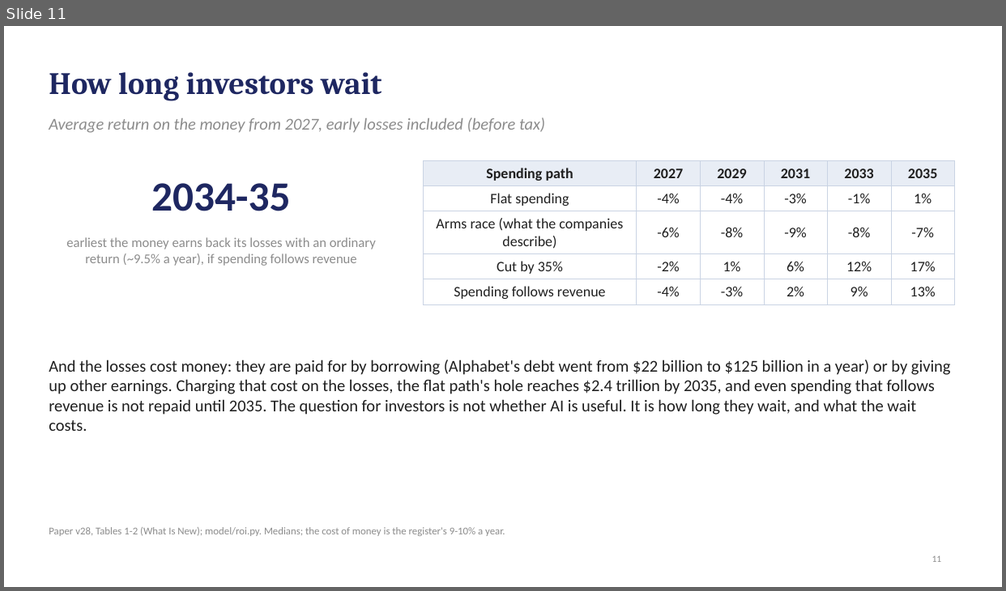
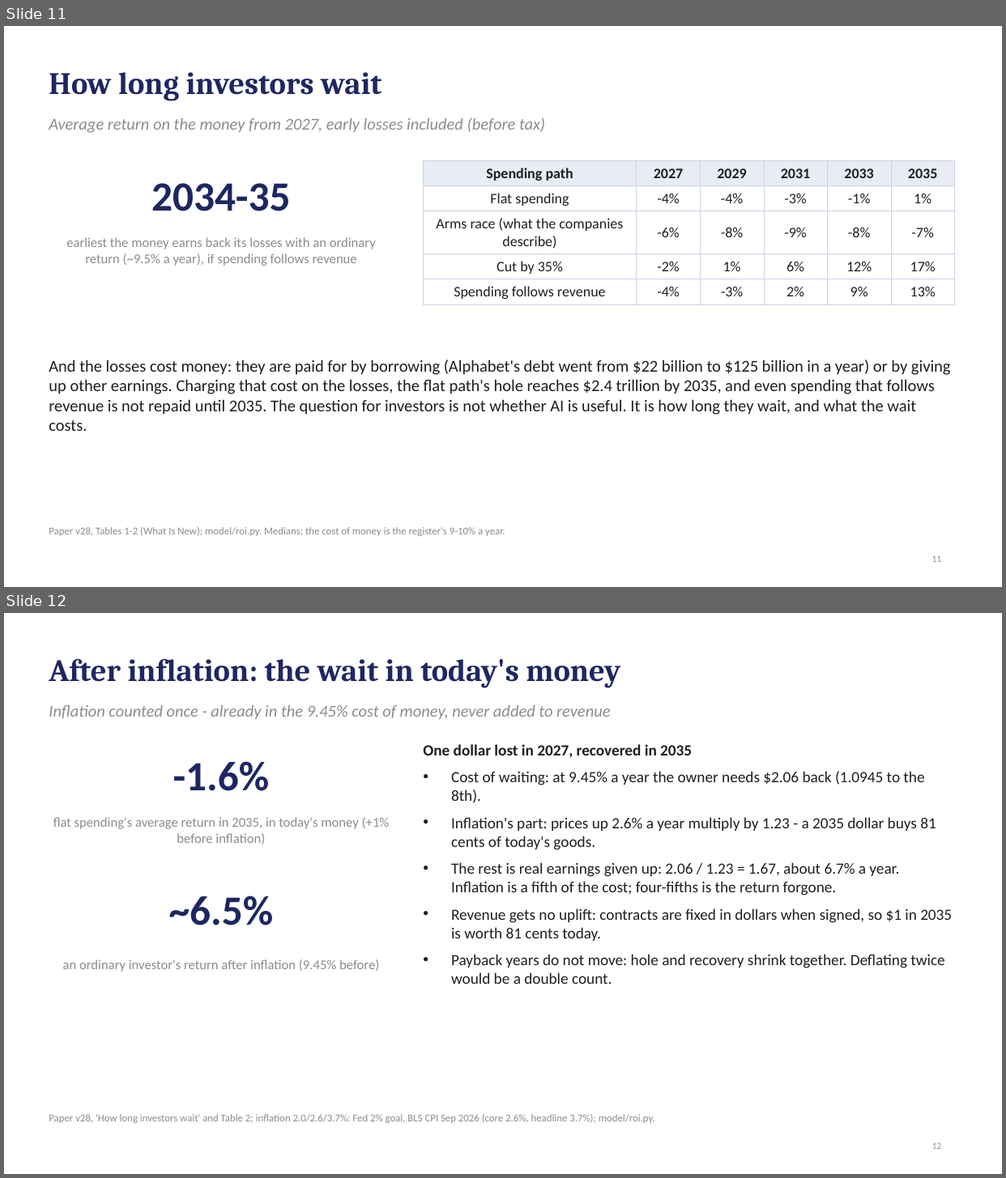
Before and after one commit to desfitz/ai-compute-limits, a slide deck: paper/easy_deck_v29.pptx. Shown one above the other, each under a label of ours: slide 11 before the commit, slides 11 and 12 after it. The pictures are 1006x591 and 1006x1178 pixels, drawn with LibreOffice and Linux fonts; fonts in the diff are those of the drawing. Boxes give left, top, right and bottom in pixels: in the first picture for what was removed or moved away, otherwise in the second. Text is boxed around its words. In the diff, an @@ line names an element or a change of style, - is before the commit and + after.

```diff
--- a/paper/easy_deck_v29.pptx
+++ b/paper/easy_deck_v29.pptx
@@ slide 12 added at (4,613,1002,1174), background #FFFFFF @@
@@ title added at (49,658,620,688), 30 pt, text #1E2761, bold @@
+After inflation: the wait in today's money
@@ text added at (49,705,610,719), 16 pt, text #8C8C8C, italic @@
+Inflation counted once - already in the 9.45% cost of money, never added to revenue
@@ text added at (423,744,952,984), 15 pt, text #1F1F1F @@
+One dollar lost in 2027, recovered in 2035
+• Cost of waiting: at 9.45% a year the owner needs $2.06 back (1.0945 to the 8th).
+• Inflation's part: prices up 2.6% a year multiply by 1.23 - a 2035 dollar buys 81 cents of today's goods.
+• The rest is real earnings given up: 2.06 / 1.23 = 1.67, about 6.7% a year. Inflation is a fifth of the cost; four-fifths is the return forgone.
+• Revenue gets no uplift: contracts are fixed in dollars when signed, so $1 in 2035 is worth 81 cents today.
+• Payback years do not move: hole and recovery shrink together. Deflating twice would be a double count.
@@ text added at (173,761,270,791), 40 pt, text #1E2761, bold @@
+-1.6%
@@ text added at (53,817,390,845), 13 pt, text #8C8C8C @@
+flat spending's average return in 2035, in today's money (+1% before inflation)
@@ text added at (169,896,274,926), 40 pt, text #1E2761, bold @@
+~6.5%
@@ text added at (63,960,379,972), 13 pt, text #8C8C8C @@
+an ordinary investor's return after inflation (9.45% before)
@@ text added at (49,1114,655,1123), 10 pt, text #8C8C8C @@
+Paper v28, 'How long investors wait' and Table 2; inflation 2.0/2.6/3.7%: Fed 2% goal, BLS CPI Sep 2026 (core 2.6%, headline 3.7%); model/roi.py.
@@ page number added at (932,1143,942,1149), 9 pt, text #8C8C8C @@
+12
```
Also in this commit, not shown: 2 slides changed, 8 other files.
